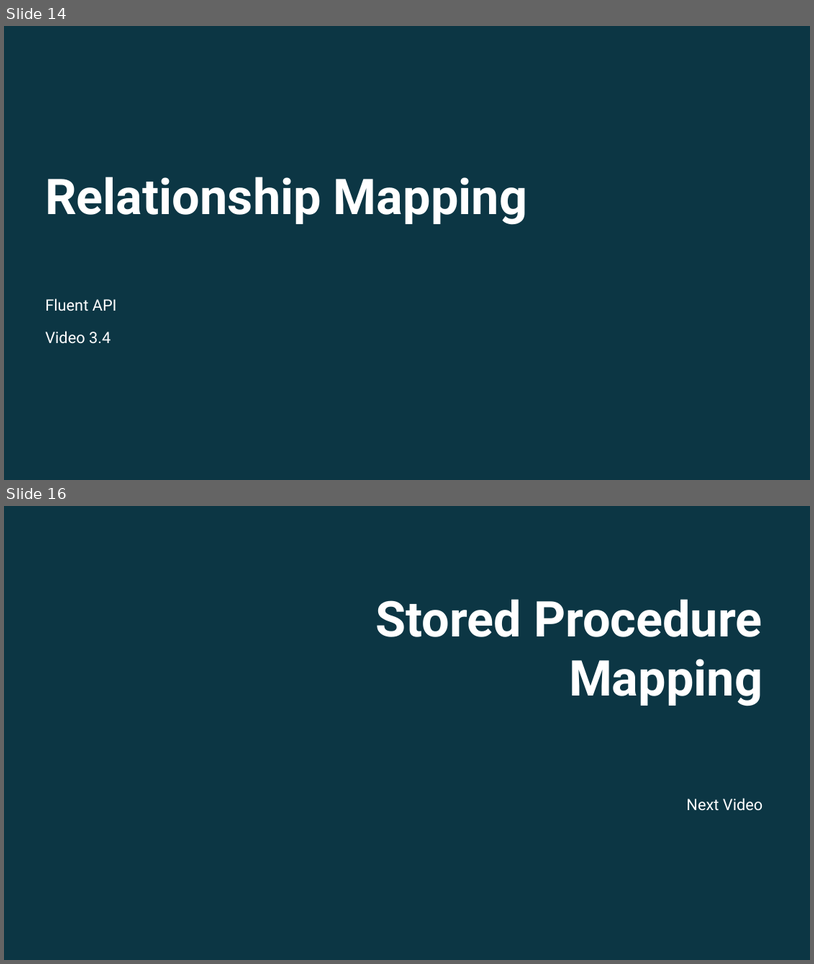
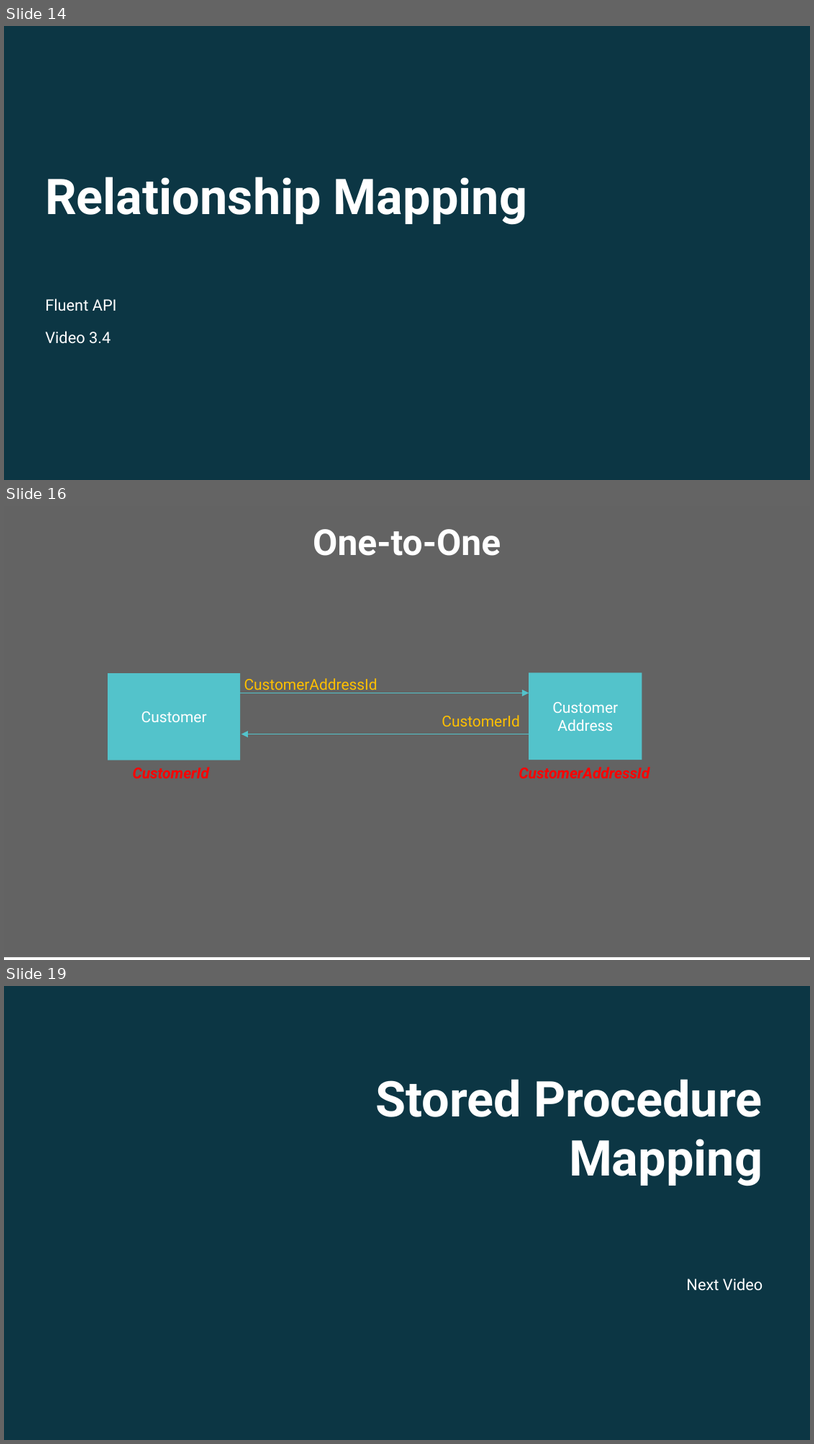
Before and after one commit to twalkerb/Entity-foundation-.NET-6, a slide deck: Sections/Section 3/Entity Fundamentals Using .NET 6_Section 3.pptx. Shown one above the other, each under a label of ours: slides 14 and 16 before the commit, slides 14, 16 and 19 after it; the slides between them are not shown. The pictures are 814x964 and 814x1444 pixels, drawn with LibreOffice and Linux fonts; fonts in the diff are those of the drawing; background and template pictures are left out; a plain dark background stands for a picture behind light text. Boxes give left, top, right and bottom in pixels: in the first picture for what was removed or moved away, otherwise in the second. Text is boxed around its words. In the diff, an @@ line names an element or a change of style, - is before the commit and + after.

```diff
--- a/Sections/Section 3/Entity Fundamentals Using .NET 6_Section 3.pptx
+++ b/Sections/Section 3/Entity Fundamentals Using .NET 6_Section 3.pptx
@@ slide 16 added at [4,506,810,960], background picture (left out) @@
@@ rectangle added at [4,506,810,957], fill #3C3C3C at 80% opacity @@
@@ text added at [313,529,501,556], 32 pt, text #FFFFFF, bold @@
+One-to-One
@@ rectangle added at [108,673,240,760], fill #53C3CB, 13.5 pt, text #FFFFFF @@
+Customer
@@ text added at [244,678,378,693], 13.5 pt, text #FFC000 @@
+CustomerAddressId
@@ rectangle added at [529,673,642,760], fill #53C3CB, 13.5 pt, text #FFFFFF @@
+Customer Address
@@ arrow added from (240, 693) to (529, 693), #53C3CB 0.5 pt @@
@@ text added at [442,715,520,726], 13.5 pt, text #FFC000 @@
+CustomerId
@@ arrow added from (529, 734) to (241, 734), #53C3CB 0.5 pt @@
@@ text added at [133,767,209,778], 13.5 pt, text #FF0000, bold, italic @@
+CustomerId
@@ text added at [519,767,650,778], 13.5 pt, text #FF0000, bold, italic @@
+CustomerAddressId
@@ what was slide 16 is now slide 19 @@
```
Also in this commit, not shown: 3 slides changed, 2 other slides added, 26 other files.
